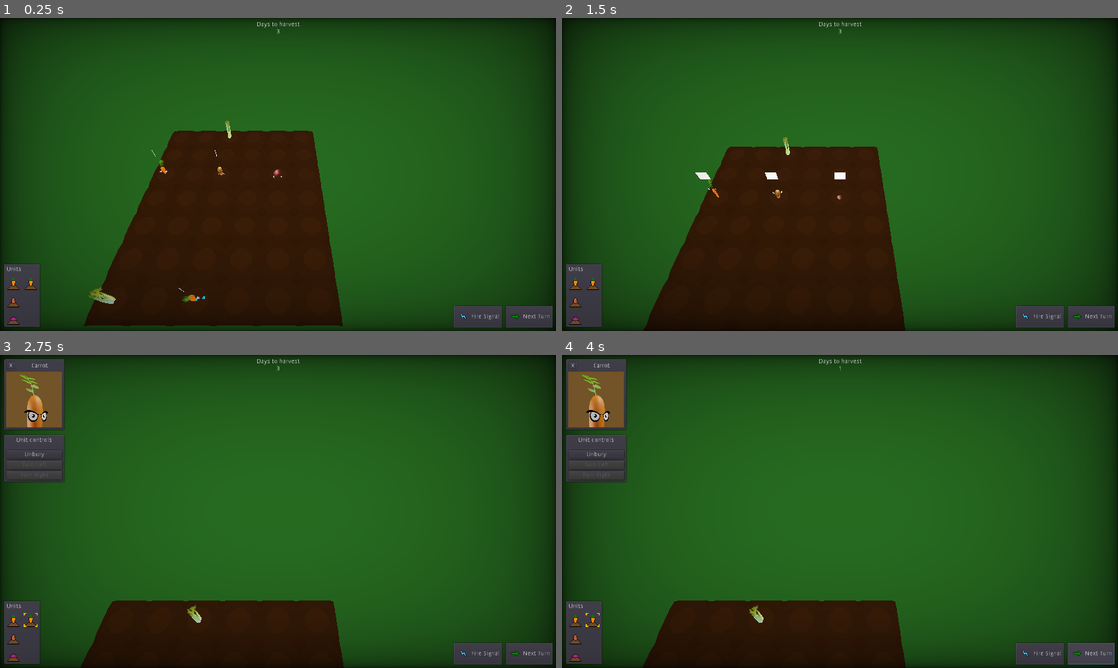
Above: before the commit, frames 1-4 (two rows, left to right).
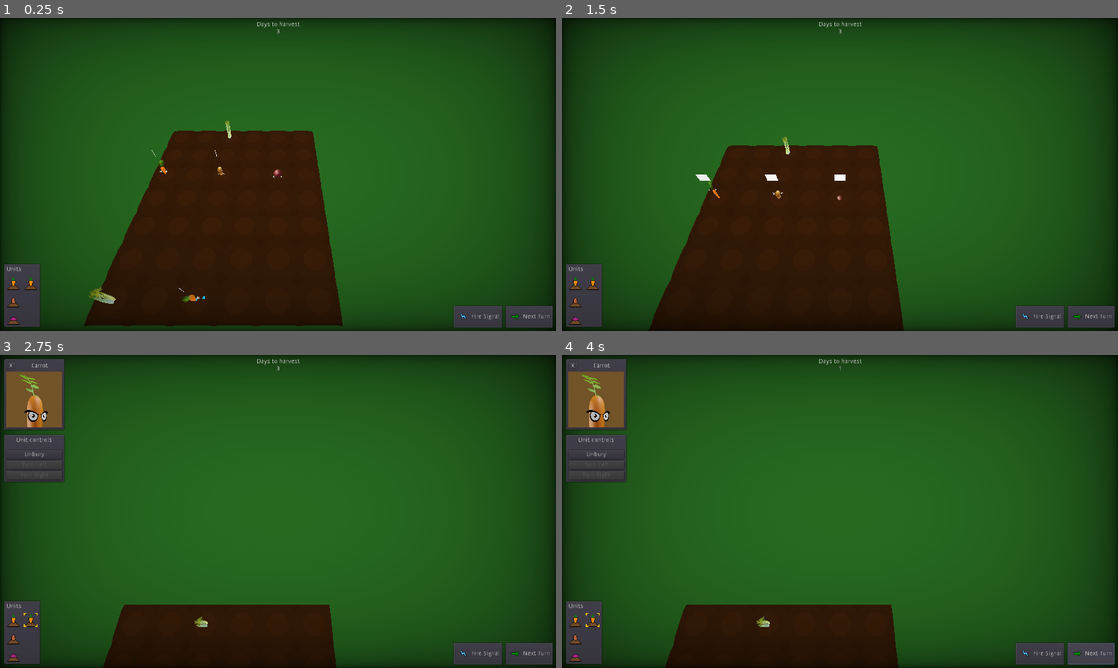
Above: after the commit, the same moments.

Repository: wingedadventurer/gwj-xii
Game: Godot game, scene res://scenes/levels/level_test.tscn
The game is run twice, just before and just after one commit, with the same random seed, the same clock (stepped at 60 frames per second) and the same inputs.
Inputs (mouse positions are in pixels of both pictures, inside the frame that each line leads up to):
- Up to frame 1 (0.25 s): no input
- Up to frame 2 (1.5 s): click (573, 284) at 0.52 s; click "X" at 1.25 s
- Up to frame 3 (2.75 s): click (33, 621) at 2.02 s
- Up to frame 4 (4 s): click "Next Turn" at 2.75 s; click "Next Turn" at 3.5 s

The runs differ from the first frame. In frame 2, 0.5% of the frame differs, in the area x 14-62%, y 38-100%; in frame 3, 1.5%, in the area x 14-62%, y 78-100%; in frame 4, 1.5%.

Commit message:
Add camera tilt on unit selection

Diff:
--- a/godot-project/scenes/camera.tscn
+++ b/godot-project/scenes/camera.tscn
@@ -1,6 +1,34 @@
-[gd_scene load_steps=2 format=2]
+[gd_scene load_steps=4 format=2]
 
 [ext_resource path="res://scripts/camera.gd" type="Script" id=1]
+
+[sub_resource type="Animation" id=2]
+resource_name = "tilt_down"
+length = 0.5
+tracks/0/type = "bezier"
+tracks/0/path = NodePath("pivot:rotation_degrees:x")
+tracks/0/interp = 1
+tracks/0/loop_wrap = true
+tracks/0/imported = false
+tracks/0/enabled = true
+tracks/0/keys = {
+"points": PoolRealArray( -60, -0.0582623, -9.73581, 0.0582623, 9.73581, -50, -0.167718, -0.0195427, 0.167718, 0.0195427 ),
+"times": PoolRealArray( 0, 0.5 )
+}
+
+[sub_resource type="Animation" id=1]
+resource_name = "tilt_up"
+length = 0.5
+tracks/0/type = "bezier"
+tracks/0/path = NodePath("pivot:rotation_degrees:x")
+tracks/0/interp = 1
+tracks/0/loop_wrap = true
+tracks/0/imported = false
+tracks/0/enabled = true
+tracks/0/keys = {
+"points": PoolRealArray( -50, -0.100828, 10.3006, 0.100828, -10.3006, -60, -0.167604, -0.0778885, 0.167604, 0.0778885 ),
+"times": PoolRealArray( 0, 0.497225 )
+}
 
 [node name="camera" type="Spatial" groups=[
 "camera",
@@ -8,9 +36,13 @@
 script = ExtResource( 1 )
 
 [node name="pivot" type="Position3D" parent="."]
-transform = Transform( 0.999391, 0.0267346, -0.022433, 0, 0.642788, 0.766044, 0.0348995, -0.765578, 0.642396, 0, 0, 0 )
+transform = Transform( 1, 0, 0, 0, 0.642788, 0.766044, 0, -0.766045, 0.642787, 0, 0, 0 )
 
 [node name="cam" type="Camera" parent="pivot"]
 transform = Transform( 1, 0, 0, 0, 1, 0, 0, 0, 1, 0, 0, 8 )
 
 [node name="zoom_tween" type="Tween" parent="."]
+
+[node name="animation_player" type="AnimationPlayer" parent="."]
+anims/tilt_down = SubResource( 2 )
+anims/tilt_up = SubResource( 1 )
--- a/godot-project/scripts/camera.gd
+++ b/godot-project/scripts/camera.gd
@@ -18,6 +18,9 @@
 var rmb_dragging := false
 var mmb_dragging := false
 
+var tilted := false
+var new_tilted := false
+
 func _ready() -> void:
 	set_zoom(zoom)
 	$pivot.set_as_toplevel(true)
@@ -29,6 +32,11 @@
 
 	$pivot.transform.origin = $pivot.transform.origin.linear_interpolate(transform.origin, 0.2)
 	$pivot.rotation.y = rotation.y
+
+	if tilted != new_tilted:
+		tilted = new_tilted
+		if tilted: $animation_player.play("tilt_up")
+		else: $animation_player.play("tilt_down")
 
 func _unhandled_input(event) -> void:
 	if event is InputEventMouseButton \
@@ -76,3 +84,9 @@
 func move(velocity : Vector2, delta : float) -> void:
 	translate(Vector3.RIGHT * velocity.x * delta)
 	translate(Vector3.FORWARD * velocity.y * delta)
+
+func tilt_up() -> void:
+	new_tilted = true
+
+func tilt_down() -> void:
+	new_tilted = false
--- a/godot-project/scripts/unit.gd
+++ b/godot-project/scripts/unit.gd
@@ -130,9 +130,15 @@
 
 	show_signal_positions()
 
+	for camera in get_tree().get_nodes_in_group("camera"):
+		camera.tilt_up()
+
 func deselect() -> void:
 	set_selected(false)
 	hide_signal_positions()
+
+	for camera in get_tree().get_nodes_in_group("camera"):
+		camera.tilt_down()
 
 func _on_mouse_detect_area_mouse_entered() -> void:
 #	if not selected and not action_done:
